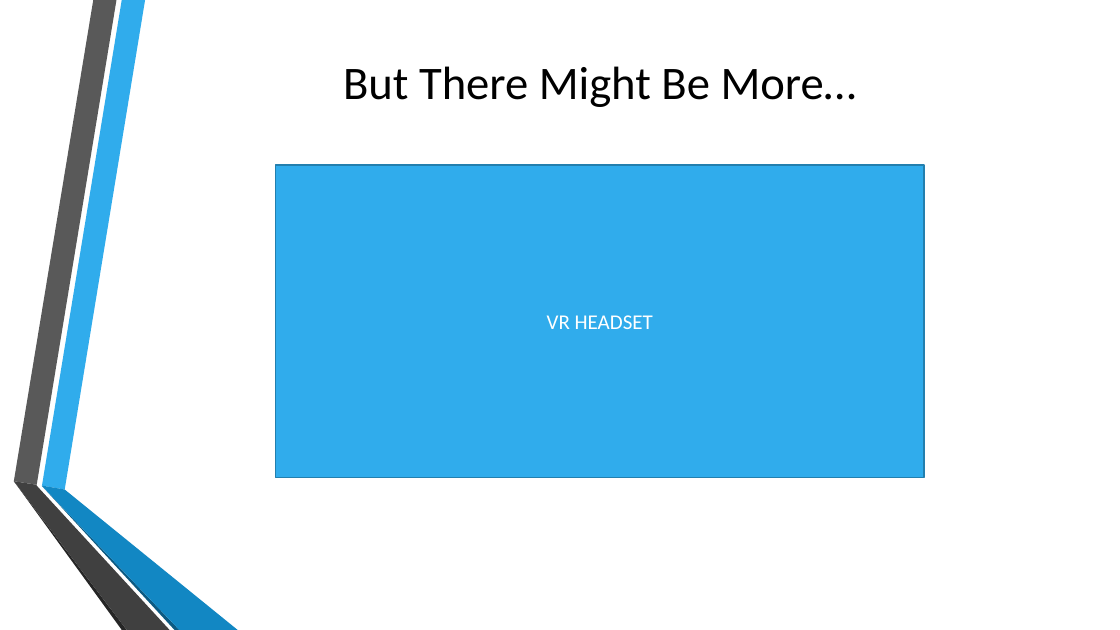
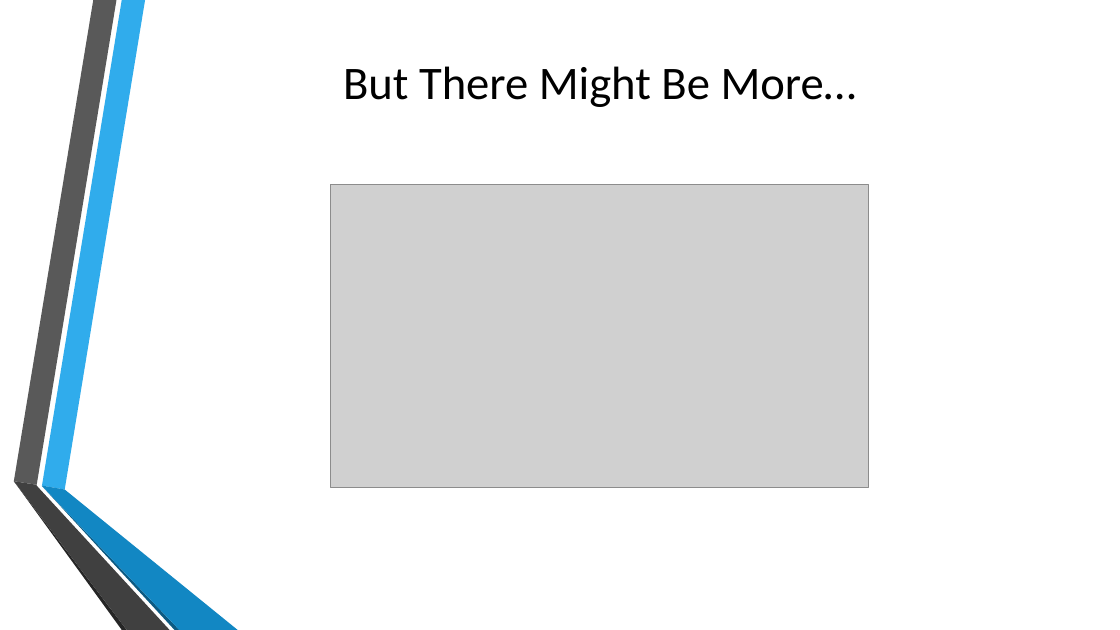
Before and after one commit to 2351879-Ricardo/GD3B-Exam, a slide deck: slide 5 of Supporting Documents/Game Pitch.pptx. Drawn at 1120x630 pixels with LibreOffice and Linux fonts; fonts in the diff are those of the drawing; grey boxes stand for pictures; background and template pictures are left out. Boxes give left, top, right and bottom in pixels: in the first picture for what was removed or moved away, otherwise in the second. Text is boxed around its words. In the diff, an @@ line names an element or a change of style, - is before the commit and + after.

```diff
--- a/Supporting Documents/Game Pitch.pptx
+++ b/Supporting Documents/Game Pitch.pptx
@@ rectangle removed at [276, 165, 924, 477] @@
-VR HEADSET
@@ picture added at [330, 185, 868, 487] @@
```
Also in this commit, not shown: 4 other slides changed.
